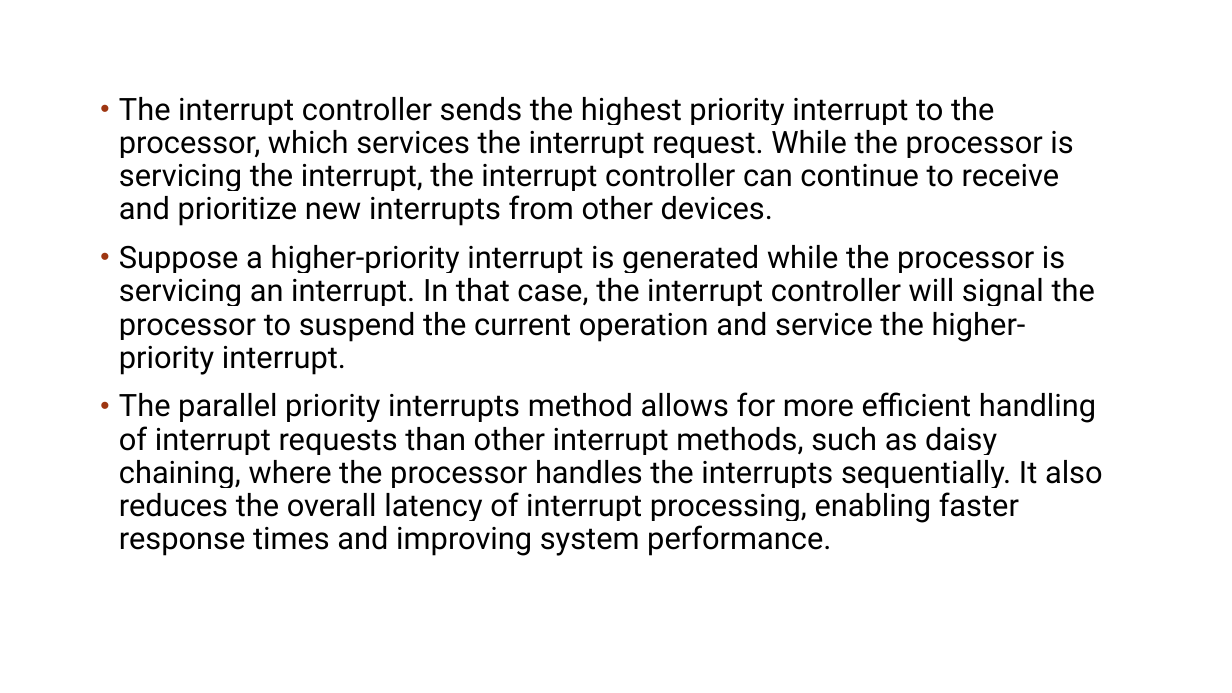
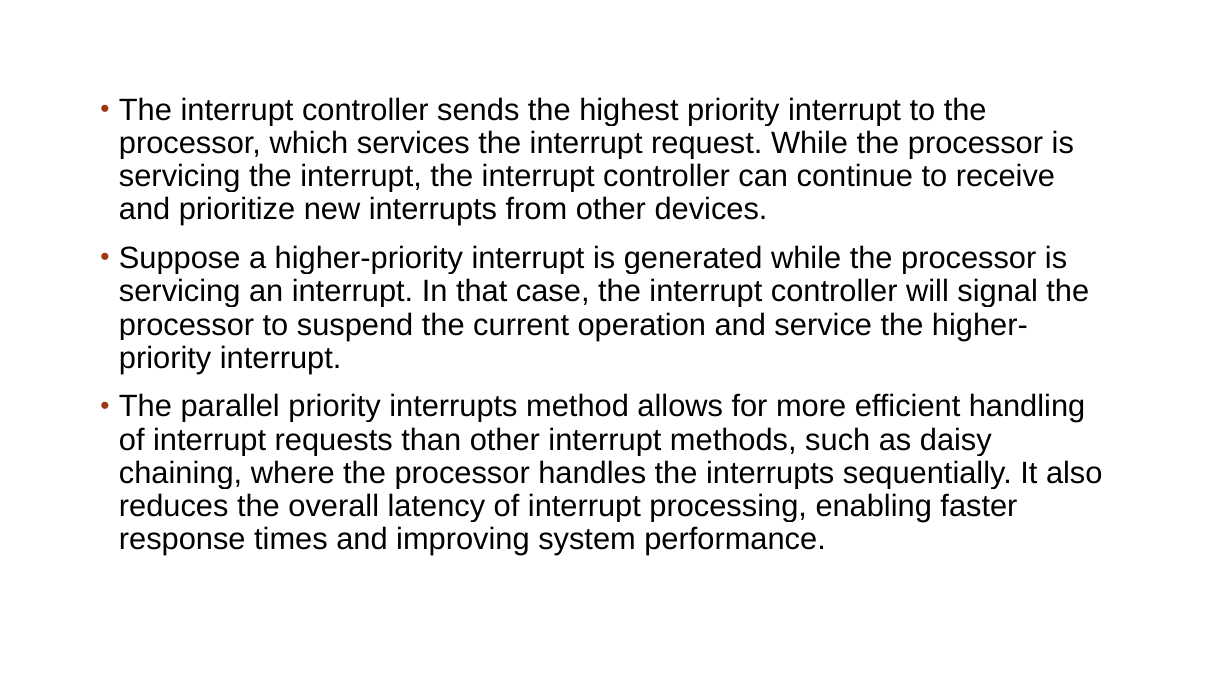
Before and after one commit to ReemasXY/College-Work, a slide deck: slide 34 of BIM_3rd_sem/MicroProcessor/unit 7 input output organisation.pptx. Drawn at 1232x693 pixels with LibreOffice and Linux fonts; fonts in the diff are those of the drawing; background and template pictures are left out. Boxes give left, top, right and bottom in pixels: in the first picture for what was removed or moved away, otherwise in the second. Text is boxed around its words. In the diff, an @@ line names an element or a change of style, - is before the commit and + after.

```diff
--- a/BIM_3rd_sem/MicroProcessor/unit 7 input output organisation.pptx
+++ b/BIM_3rd_sem/MicroProcessor/unit 7 input output organisation.pptx
@@ text "The interrupt controller sends the ..." at [119,97,1102,555]: font Roboto to Arial @@
```
Also in this commit, not shown: 5 other slides changed, 21 other files.
